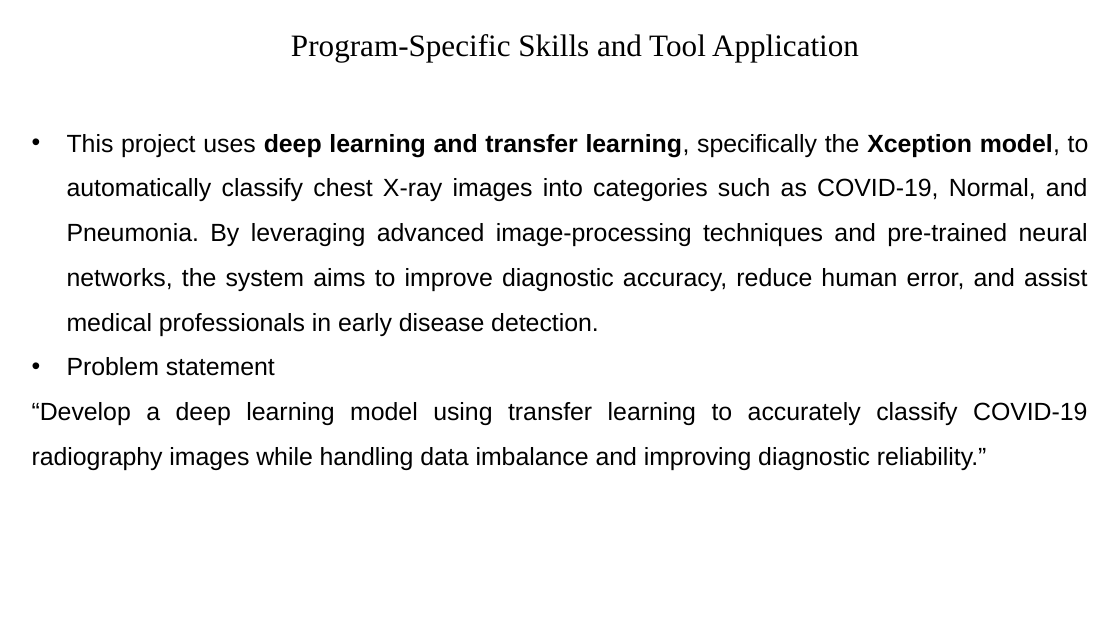
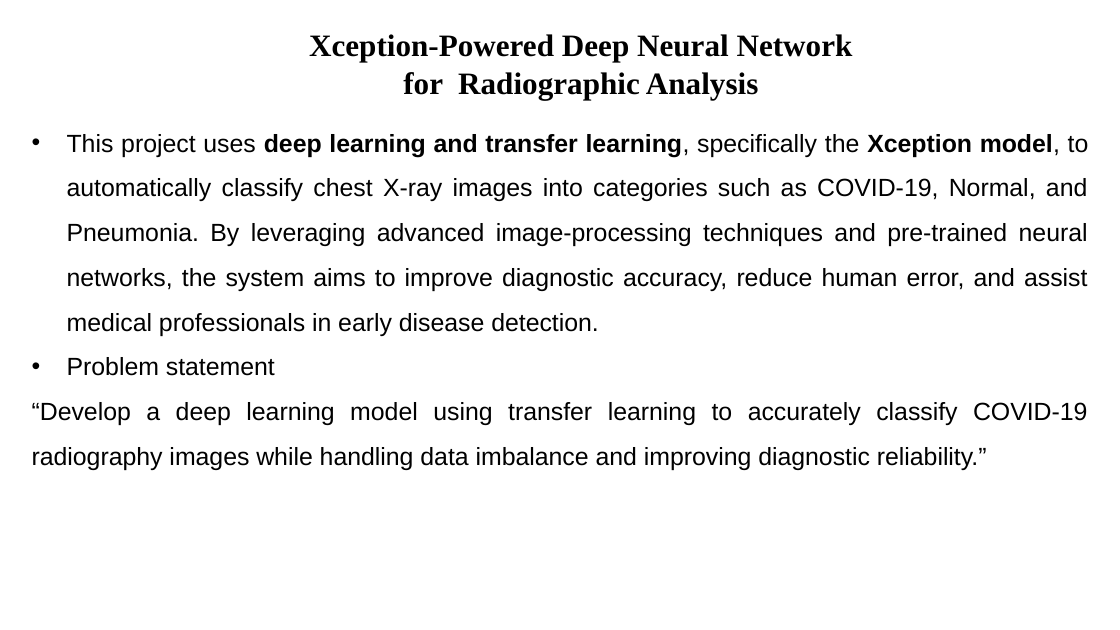
Before and after one commit to veerasagar/CoE-VC, a slide deck: slide 8 of Xception/Internship Phase 1.pptx. Drawn at 1120x630 pixels with LibreOffice and Linux fonts; fonts in the diff are those of the drawing; background and template pictures are left out. Boxes give left, top, right and bottom in pixels: in the first picture for what was removed or moved away, otherwise in the second. Text is boxed around its words. In the diff, an @@ line names an element or a change of style, - is before the commit and + after.

Commit message:
add ppt

```diff
--- a/Xception/Internship Phase 1.pptx
+++ b/Xception/Internship Phase 1.pptx
@@ text removed at [291, 34, 859, 62] @@
-Program-Specific Skills and Tool Application
@@ text added at [309, 34, 853, 99], 20 pt, text #000000, bold @@
+Xception-Powered Deep Neural Network for Radiographic Analysis
```
Also in this commit, not shown: 4 other slides changed.
